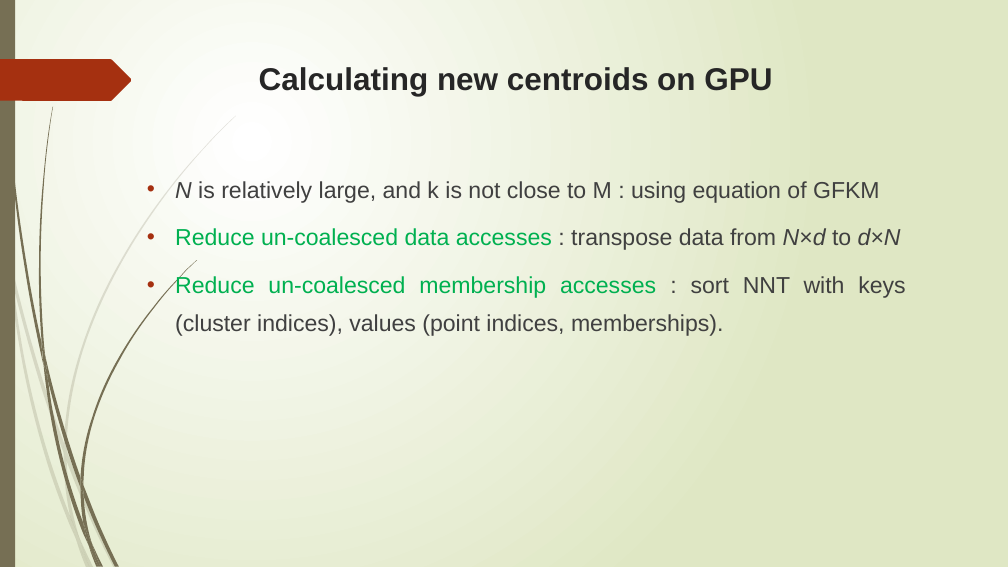
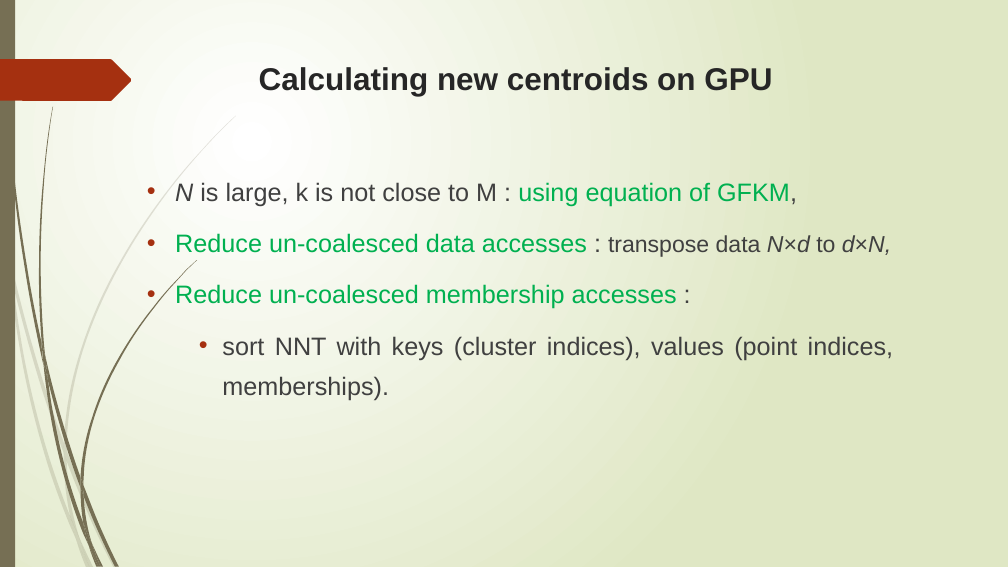
Before and after one commit to trungvdhp/master-ntou, a slide deck: slide 19 of ImageProcessing/Speeding up GFKM.pptx (slide 17 before the commit). Drawn at 1008x567 pixels with LibreOffice and Linux fonts; fonts in the diff are those of the drawing. Boxes give left, top, right and bottom in pixels: in the first picture for what was removed or moved away, otherwise in the second. Text is boxed around its words. In the diff, an @@ line names an element or a change of style, - is before the commit and + after.

```diff
--- a/ImageProcessing/Speeding up GFKM.pptx
+++ b/ImageProcessing/Speeding up GFKM.pptx
@@ text at [175,182,893,401]: text changed; size 22 to 24 pt @@
-• N is relatively large, and k is not close to M : using equation of GFKM
-• Reduce un-coalesced data accesses : transpose data from N×d to d×N
-• Reduce un-coalesced membership accesses : sort NNT with keys (cluster indices), values (point indices, memberships).
+• N is large, k is not close to M : using equation of GFKM,
+• Reduce un-coalesced data accesses : transpose data N×d to d×N,
+• Reduce un-coalesced membership accesses :
+  • sort NNT with keys (cluster indices), values (point indices, memberships).
```
Also in this commit, not shown: 19 other slides changed, 5 slides added, 1 slide removed.
